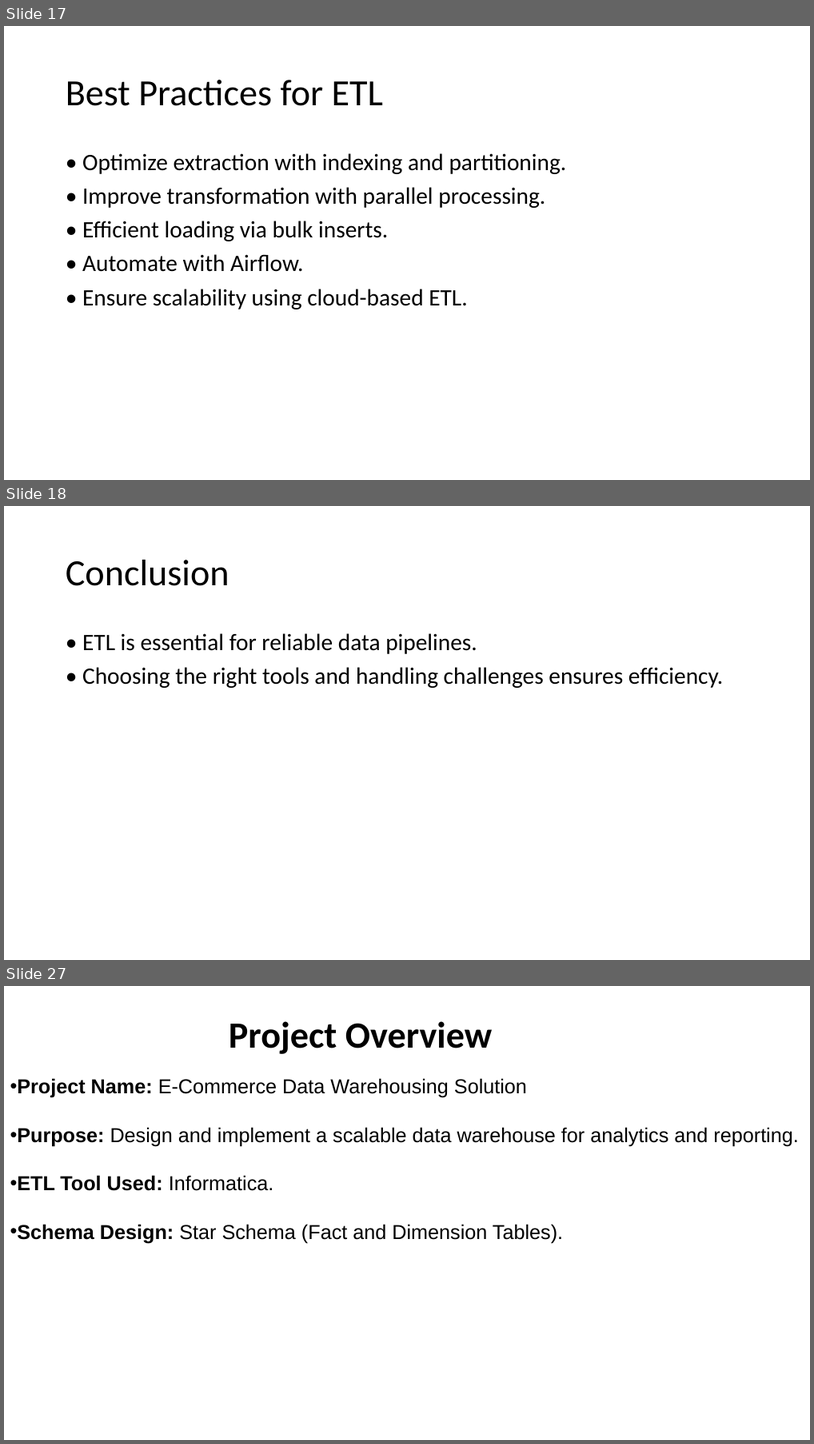
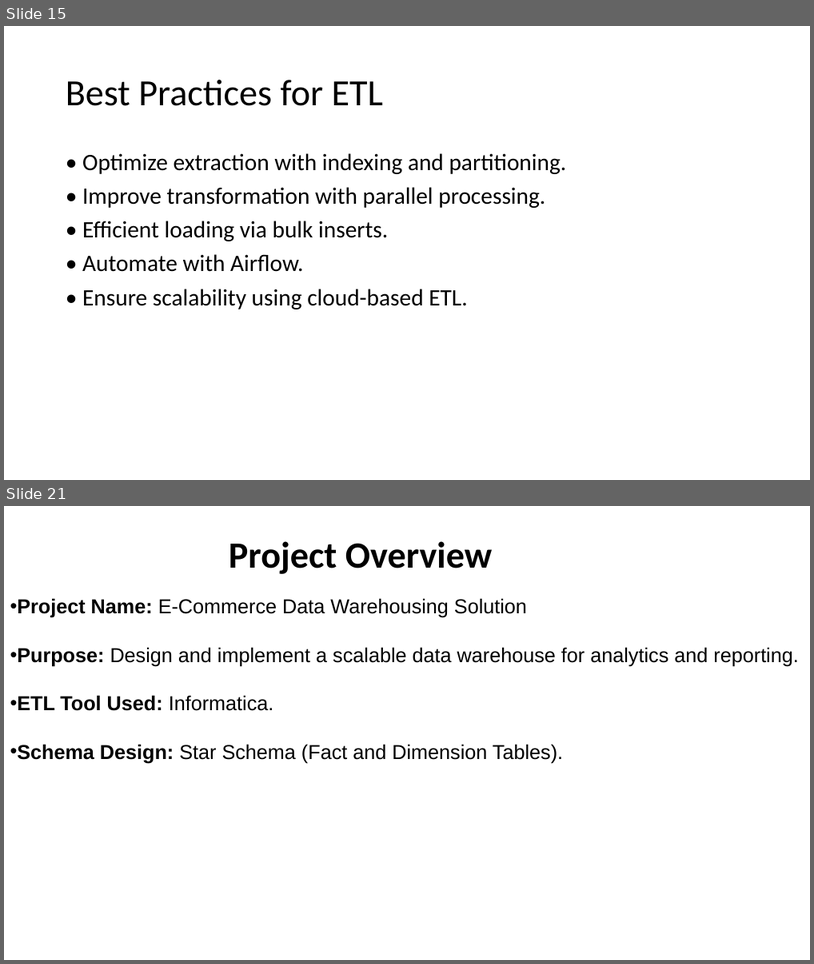
Before and after one commit to AbdulRahmanMohammedEid/E-commerce-Data-Warehouse, a slide deck: e commerce presentation.pptx. Shown one above the other, each under a label of ours: slides 17, 18 and 27 before the commit, slides 15 and 21 after it; the slides between them are not shown. The pictures are 814x1444 and 814x964 pixels, drawn with LibreOffice and Linux fonts; fonts in the diff are those of the drawing. Boxes give left, top, right and bottom in pixels: in the first picture for what was removed or moved away, otherwise in the second. Text is boxed around its words. In the diff, an @@ line names an element or a change of style, - is before the commit and + after.

```diff
--- a/e commerce presentation.pptx
+++ b/e commerce presentation.pptx
@@ slide 18 removed at (4,506,810,960), background #FFFFFF @@
@@ title removed at (66,560,230,586) @@
-Conclusion
@@ text removed at (82,633,723,688) @@
-• ETL is essential for reliable data pipelines.
-• Choosing the right tools and handling challenges ensures efficiency.
@@ what was slide 17 is now slide 15 @@
@@ what was slide 27 is now slide 21 @@
```
Also in this commit, not shown: 2 slides changed, 7 slides added, 12 other slides removed.
